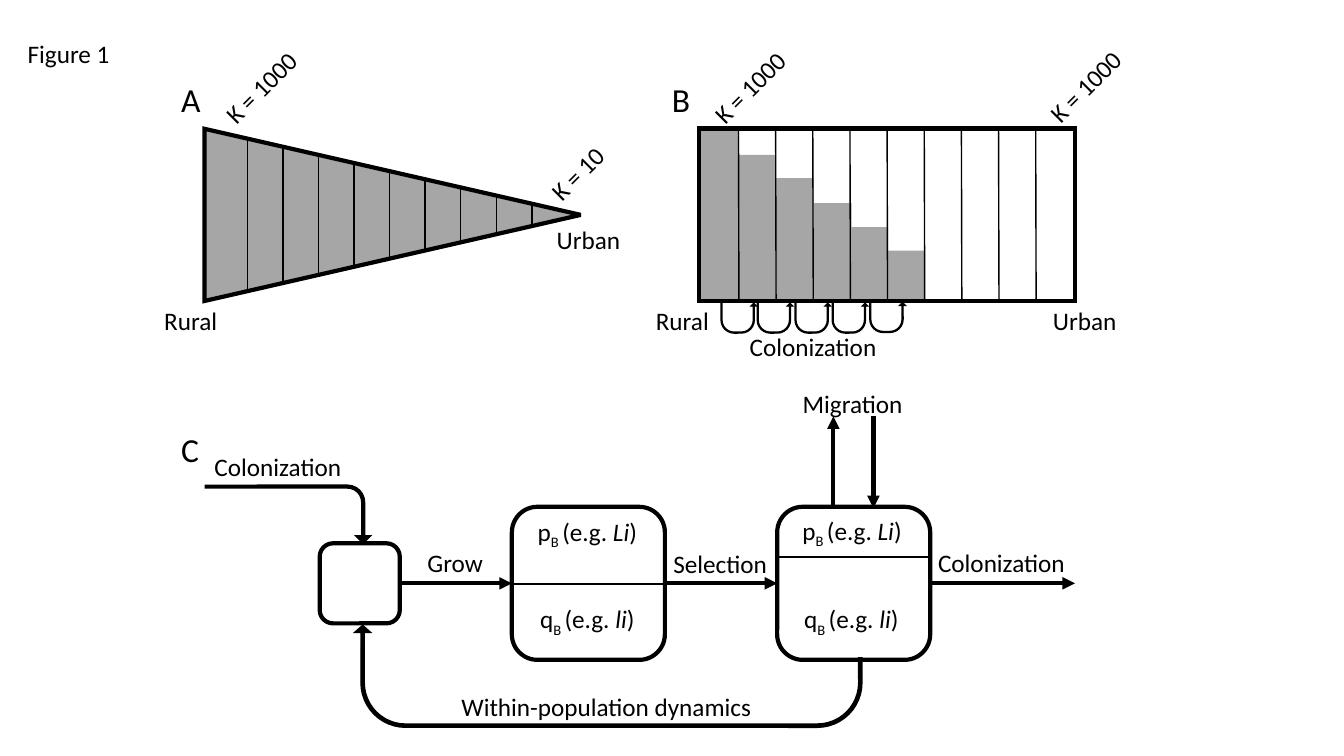
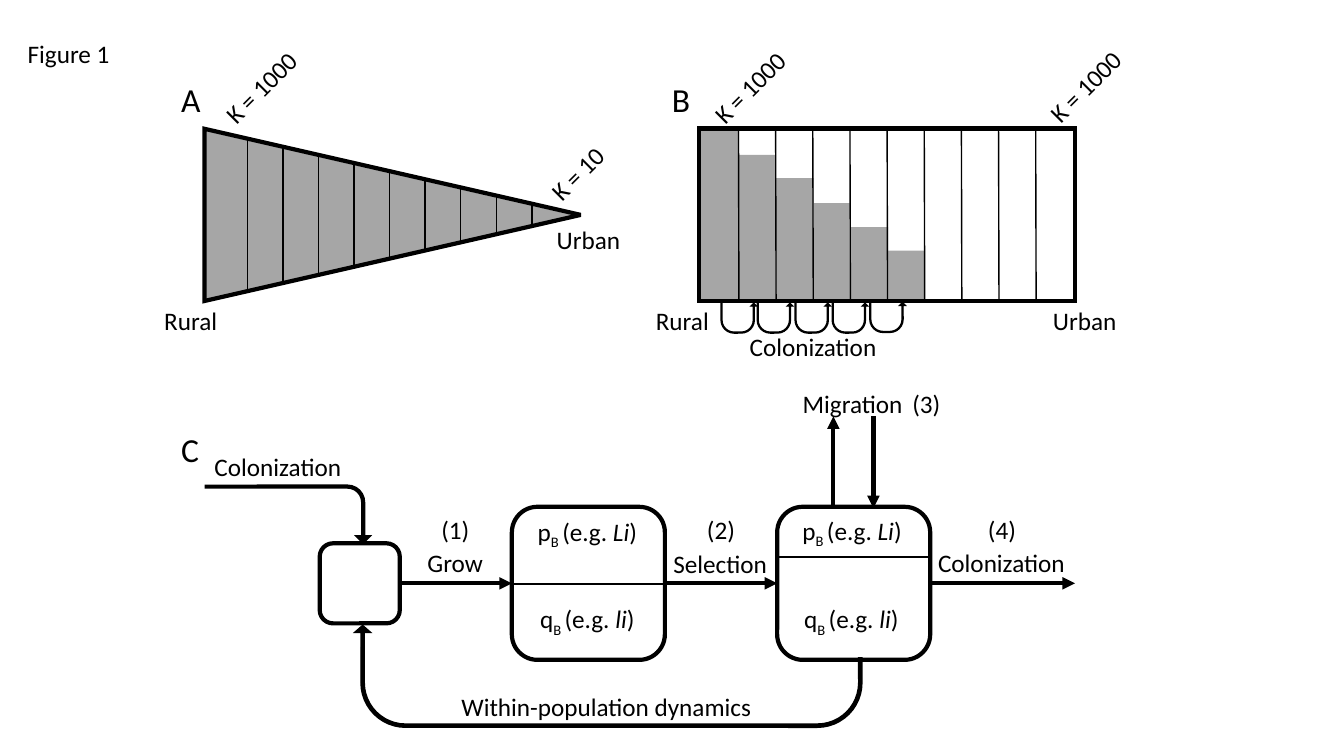
Before and after one commit to James-S-Santangelo/Simulating-Evolutionary-Clines-SEC-, a slide deck: slide 1 of SEC_Manuscript-Figures.pptx. Drawn at 1344x756 pixels with LibreOffice and Linux fonts; fonts in the diff are those of the drawing. Boxes give left, top, right and bottom in pixels: in the first picture for what was removed or moved away, otherwise in the second. Text is boxed around its words. In the diff, an @@ line names an element or a change of style, - is before the commit and + after.

```diff
--- a/SEC_Manuscript-Figures.pptx
+++ b/SEC_Manuscript-Figures.pptx
@@ group added at (441, 394, 1016, 543): 4 texts @@
+(1)
+(2)
+(3)
+(4)
```
Also in this commit, not shown: 4 other files.
